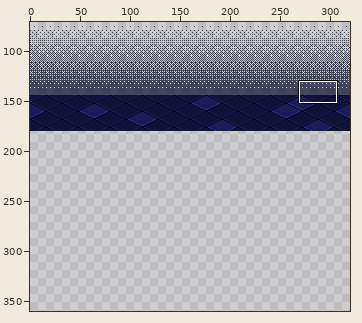
File history of a sprite sheet, assets/sprites/background/Layer7.png. The first picture is a wide view before the edit; the outline marks the close-up.
Close-up. Old version:
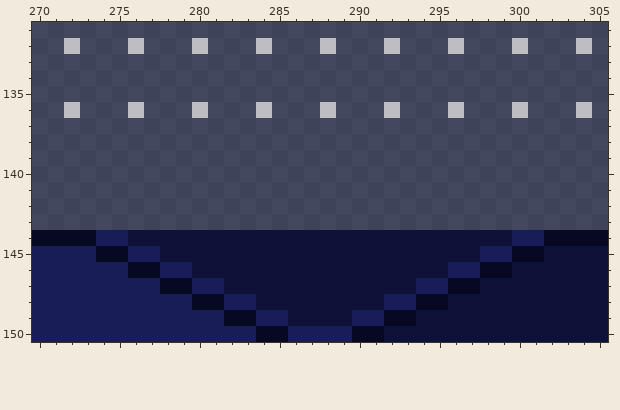
The file is 320x180 pixels. Shown: x 270..305, y 131..150. The old version is drawn lined up with the new one, on the new canvas. The wide view leaves out empty margins. The commit also changed other parts of the picture, which this record leaves out.
Now the later version:
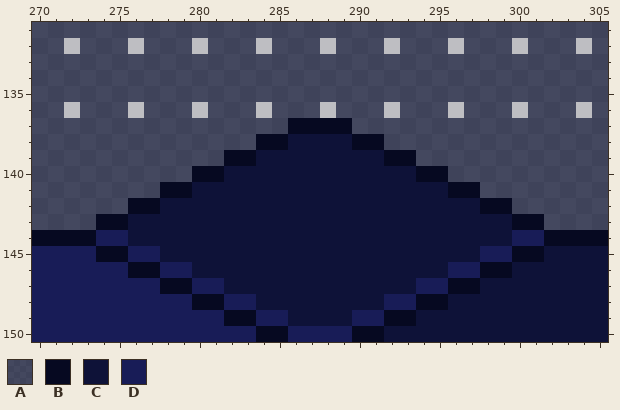
Palette (. is transparent): A #000627ab  B #060921  C #0e1238  D #181c57
Changes in this commit:
canvas 320x180 -> 320x360
@@ x 270..305 @@
 136 AA.AAA.AAA.AAA.AAA.AAA.AAA.AAA.AAA.A
-137 AAAAAAAAAAAAAAAAAAAAAAAAAAAAAAAAAAAA
-138 AAAAAAAAAAAAAAAAAAAAAAAAAAAAAAAAAAAA
-139 AAAAAAAAAAAAAAAAAAAAAAAAAAAAAAAAAAAA
-140 AAAAAAAAAAAAAAAAAAAAAAAAAAAAAAAAAAAA
-141 AAAAAAAAAAAAAAAAAAAAAAAAAAAAAAAAAAAA
-142 AAAAAAAAAAAAAAAAAAAAAAAAAAAAAAAAAAAA
-143 AAAAAAAAAAAAAAAAAAAAAAAAAAAAAAAAAAAA
+137 AAAAAAAAAAAAAAAABBBBAAAAAAAAAAAAAAAA
+138 AAAAAAAAAAAAAABBCCCCBBAAAAAAAAAAAAAA
+139 AAAAAAAAAAAABBCCCCCCCCBBAAAAAAAAAAAA
+140 AAAAAAAAAABBCCCCCCCCCCCCBBAAAAAAAAAA
+141 AAAAAAAABBCCCCCCCCCCCCCCCCBBAAAAAAAA
+142 AAAAAABBCCCCCCCCCCCCCCCCCCCCBBAAAAAA
+143 AAAABBCCCCCCCCCCCCCCCCCCCCCCCCBBAAAA
 144 BBBBDDCCCCCCCCCCCCCCCCCCCCCCCCDDBBBB
